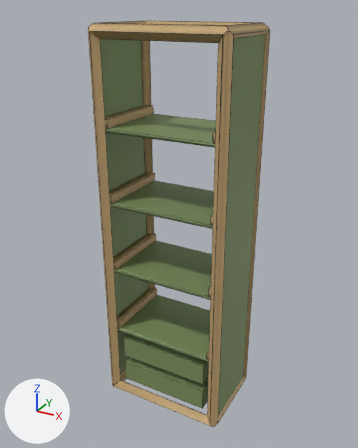
The glTF model public/catalogue/glb/007-dressing.glb as it was, and as the next commit left it.
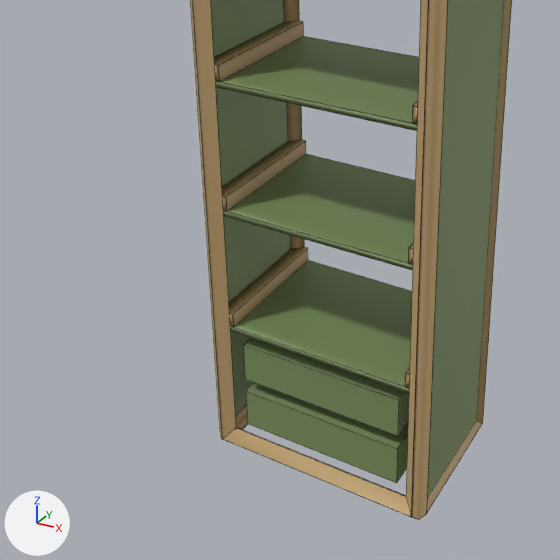
There are two pictures of each version: one whole from a 50 mm lens placed at (1.329, -1.675, 1.876), pointed at (0.292, 0.212, 0.932), one close up on the part from 0% to 80% of the width and 36% to 100% of the height. Arrows for +X, +Y and +Z are at lower left; the lights stay in place. The older version's two pictures come first. Where no turn or scale is listed for an object, it has been applied to the vertices. Vertices at exactly the same position are counted once.

Objects in the first close-up: 'Mesh_525', 'Mesh_527', 'arete-X0', 'arete-Z0', 'arete-Z1', 'arete-Z3', 'mod-drawer-0', 'mod-drawer-1', 'panneau-joue1', 'panneau-joue2', 'tablette-plate-mod-0', 'tablette-plate-mod-1', 'tablette-plate-mod-2', 'tablette-traverse-left-mod-1' and 44 more.
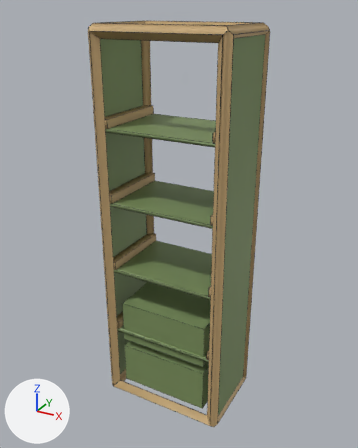
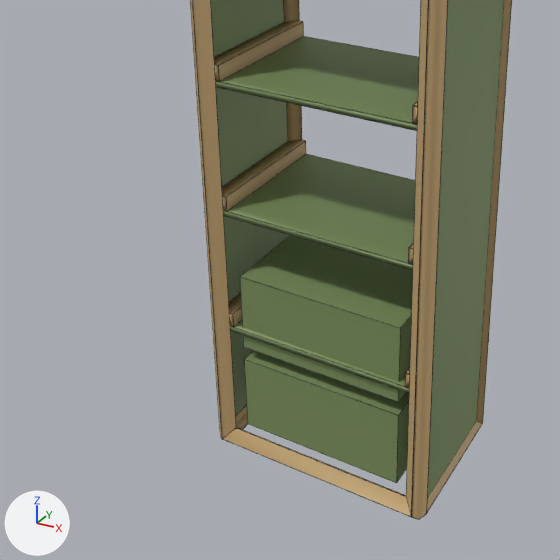
Where the newer file only moved an object's origin or applied its transform, the numbers keep the older frame.

The change in detail:
me_mesh_506 is used by ob_mod_drawer_0; location (0.3, 0.2, 0.117).
me_mesh_506 had 8 vertices, 12 faces and spanned x -0.225..0.225, y -0.175..0.175, z -0.055..0.055.
me_mesh_506 now has 8 vertices, 12 faces and spans x -0.225..0.225, y -0.175..0.175, z -0.055..0.159.
me_mesh_506 part 1: the whole mesh is scaled about its middle by (1, 1, 1.95), then moved by (0.0, 0.0, 0.052).
me_mesh_519 is used by ob_mod_drawer_1; location (0.3, 0.2, 0.267).
me_mesh_519 had 8 vertices, 12 faces and spanned x -0.225..0.225, y -0.175..0.175, z -0.055..0.055.
me_mesh_519 now has 8 vertices, 12 faces and spans x -0.225..0.225, y -0.175..0.175, z -0.107..0.107.
me_mesh_519 part 2: the whole mesh is scaled about its middle by (1, 1, 1.95).
Object 'mod-drawer-1' (ob_mod_drawer_1) moves from (0.3, 0.2, 0.267) to (0.3, 0.2, 0.423).
Object 'Mesh_525' (ob_mesh_525) moves from (0.3, 0.025, 0.322) to (0.3, 0.025, 0.53).
Object 'Mesh_527' (ob_mesh_527) moves from (0.525, 0.025, 0.267) to (0.525, 0.025, 0.423).

Pixel boxes [x1, y1, x2, y2] of what changed, in the close-ups (560 x 560 px):
'mod-drawer-1', moved, rescaled: before [244, 338, 409, 435]; after [240, 235, 412, 401]
'mod-drawer-0', moved, rescaled: before [247, 383, 408, 482]; after [245, 351, 409, 482]
'Mesh_525', moved: before [245, 345, 398, 400]; after [241, 277, 400, 328]
'Mesh_527', moved: before [397, 400, 399, 436]; after [398, 328, 401, 402]
'tablette-plate-mod-0', unchanged, covered by the edit: before [230, 260, 412, 393]; after [230, 321, 409, 393]
'tablette-traverse-left-mod-0', unchanged, covered by the edit: before [229, 247, 308, 326]; after [229, 293, 242, 326]
